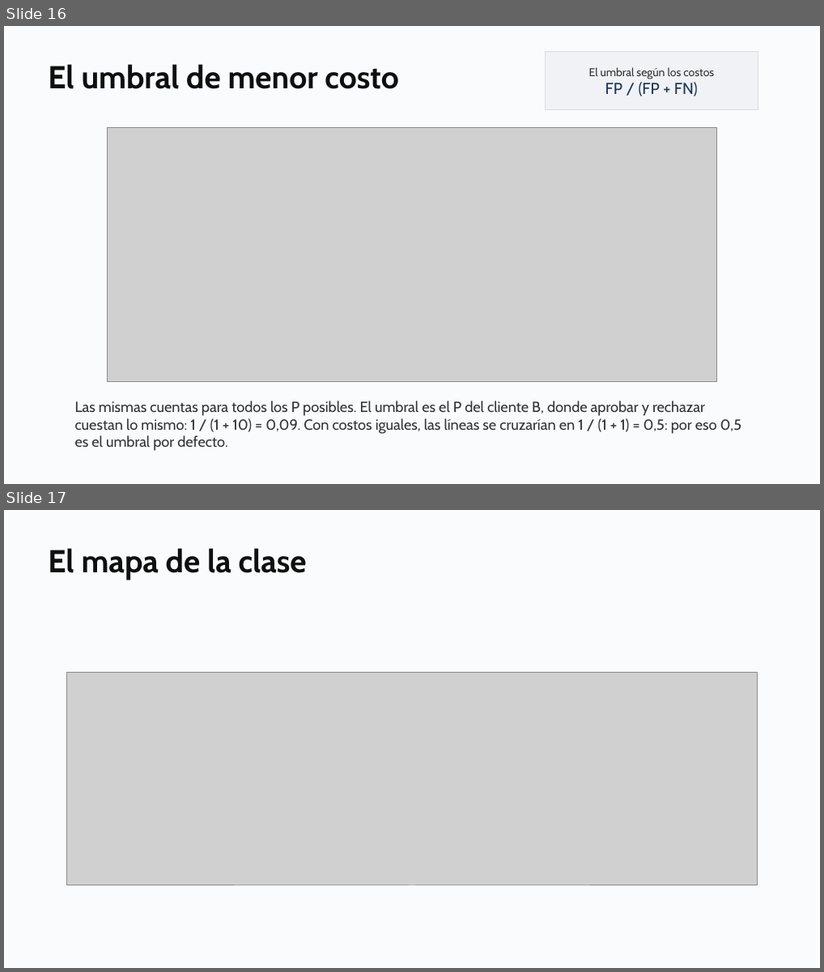
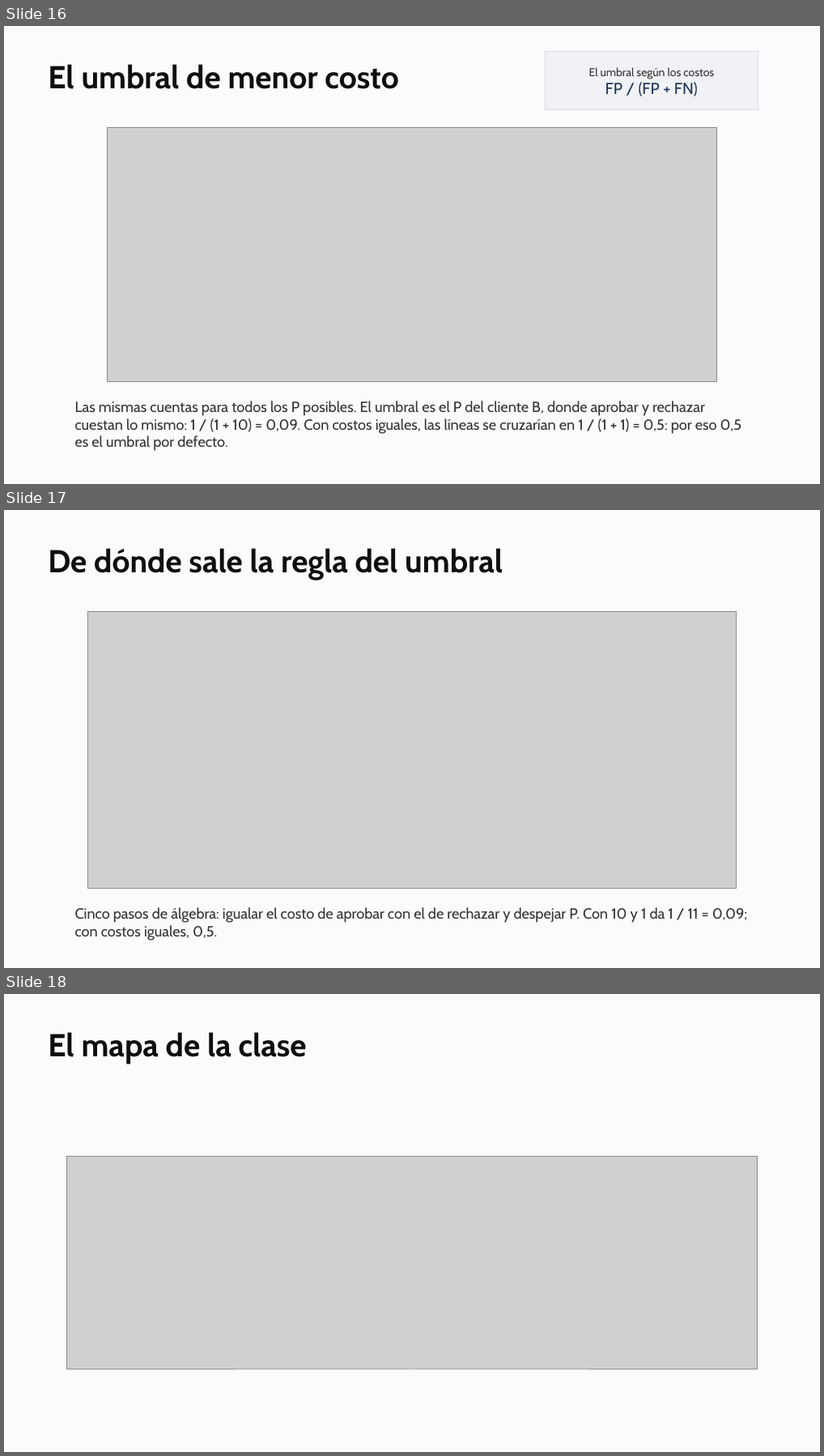
Before and after one commit to daniopitz/diplomado-cdd, a slide deck: presentaciones/clase07_evaluar_regularizar.pptx. Shown one above the other, each under a label of ours: slides 16 and 17 before the commit, slides 16, 17 and 18 after it. The pictures are 824x972 and 824x1456 pixels, drawn with LibreOffice and Linux fonts; fonts in the diff are those of the drawing; grey boxes stand for pictures. Boxes give left, top, right and bottom in pixels: in the first picture for what was removed or moved away, otherwise in the second. Text is boxed around its words. In the diff, an @@ line names an element or a change of style, - is before the commit and + after.

```diff
--- a/presentaciones/clase07_evaluar_regularizar.pptx
+++ b/presentaciones/clase07_evaluar_regularizar.pptx
@@ slide 17 added at (4,510,820,968), background #FFFFFF @@
@@ rectangle added at (4,510,820,968), fill #FAFBFC @@
@@ text added at (48,548,503,580), 28 pt, text #0F0F0F, bold @@
+De dónde sale la regla del umbral
@@ picture added at (88,612,736,889) @@
@@ text added at (75,908,748,941), 13 pt, text #333333 @@
+Cinco pasos de álgebra: igualar el costo de aprobar con el de rechazar y despejar P. Con 10 y 1 da 1 / 11 = 0,09; con costos iguales, 0,5.
@@ what was slide 17 is now slide 18 @@
```
Also in this commit, not shown: 3 other files.
